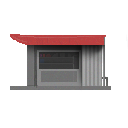
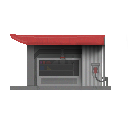
Before/after of a (128, 128) layered artwork. What changed in the layer stack:
painted on "Paint Layer 5" over [10, 34, 127, 90]
painted on "Paint Layer 4" over [10, 34, 127, 90]
painted on "Paint Layer 2" over [10, 34, 127, 90]
painted on "Paint Layer 6" over [10, 34, 127, 90]
painted on "Paint Layer 1" over [10, 34, 127, 90]
